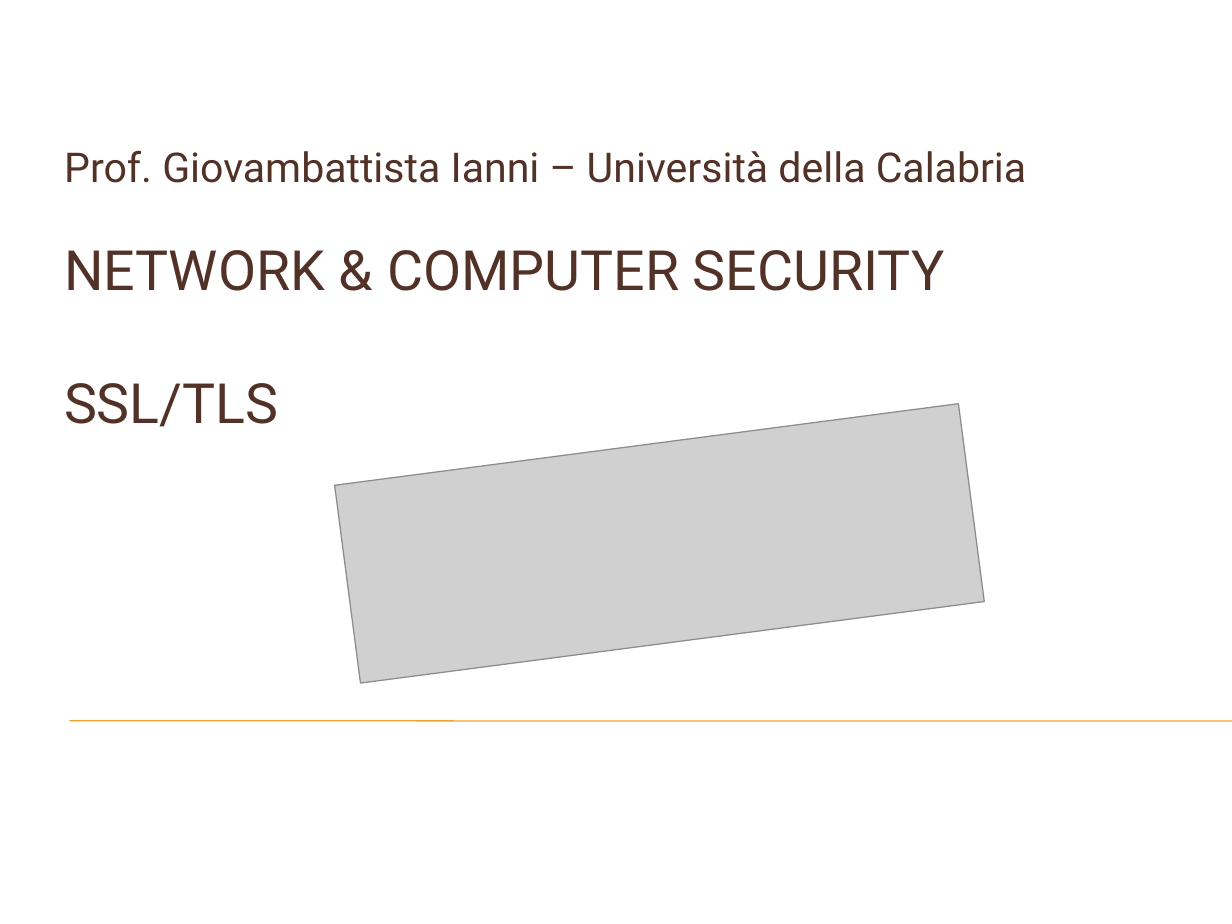
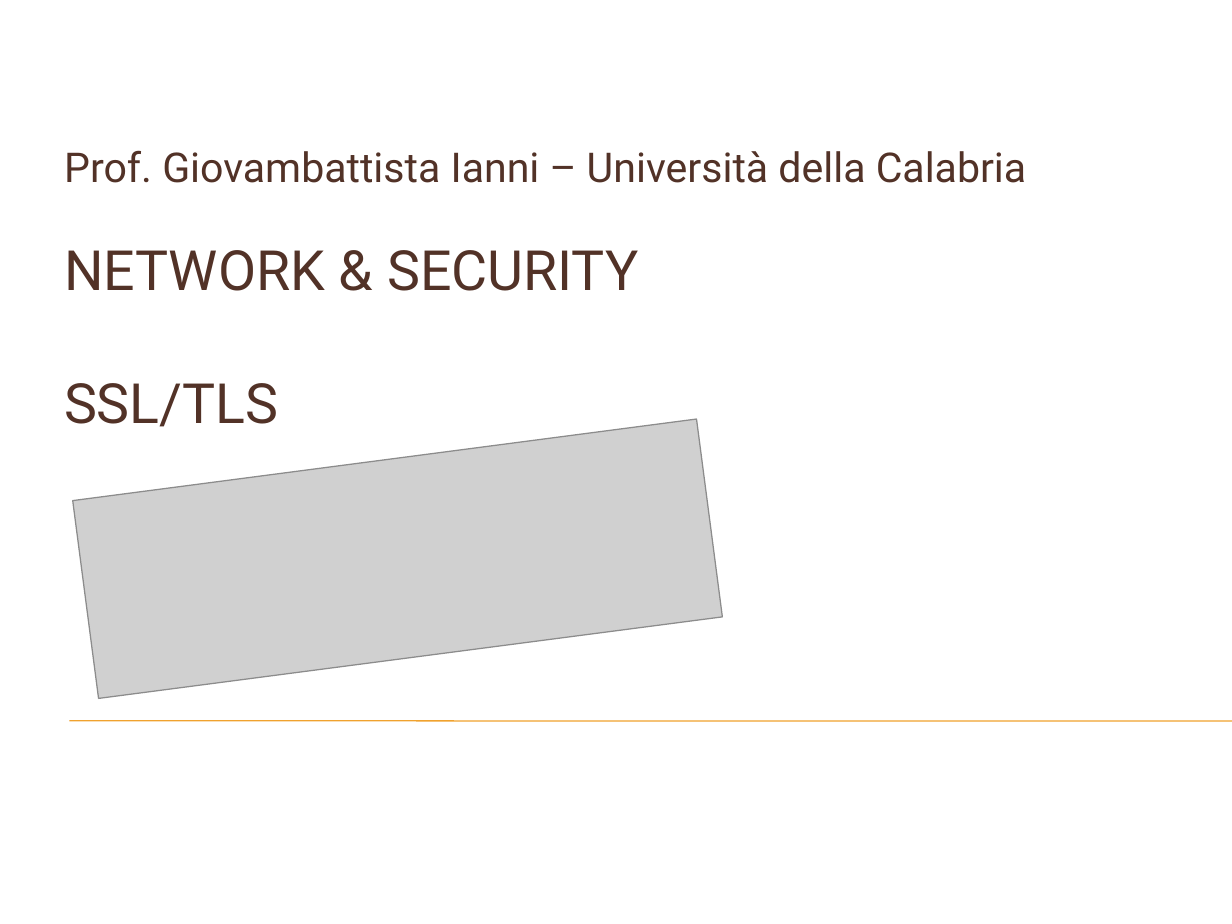
Before and after one commit to DeMaCS-UNICAL/NetworkSecurity, a slide deck: slide 1 of slides/SSL.pptx. Drawn at 1232x924 pixels with LibreOffice and Linux fonts; fonts in the diff are those of the drawing; grey boxes stand for pictures; background and template pictures are left out. Boxes give left, top, right and bottom in pixels: in the first picture for what was removed or moved away, otherwise in the second. Text is boxed around its words. In the diff, an @@ line names an element or a change of style, - is before the commit and + after.

```diff
--- a/slides/SSL.pptx
+++ b/slides/SSL.pptx
@@ title at (64,250,638,427): text changed @@
-NETWORK & COMPUTER SECURITY
-SSL/TLS
+NETWORK & SECURITY
+SSL/TLS
@@ picture: place and size @@
-picture at (335,404,985,683)
+picture at (72,420,722,699)
```
Also in this commit, not shown: 5 other slides changed, 6 slides added, 2 slides removed, 1 other file.
